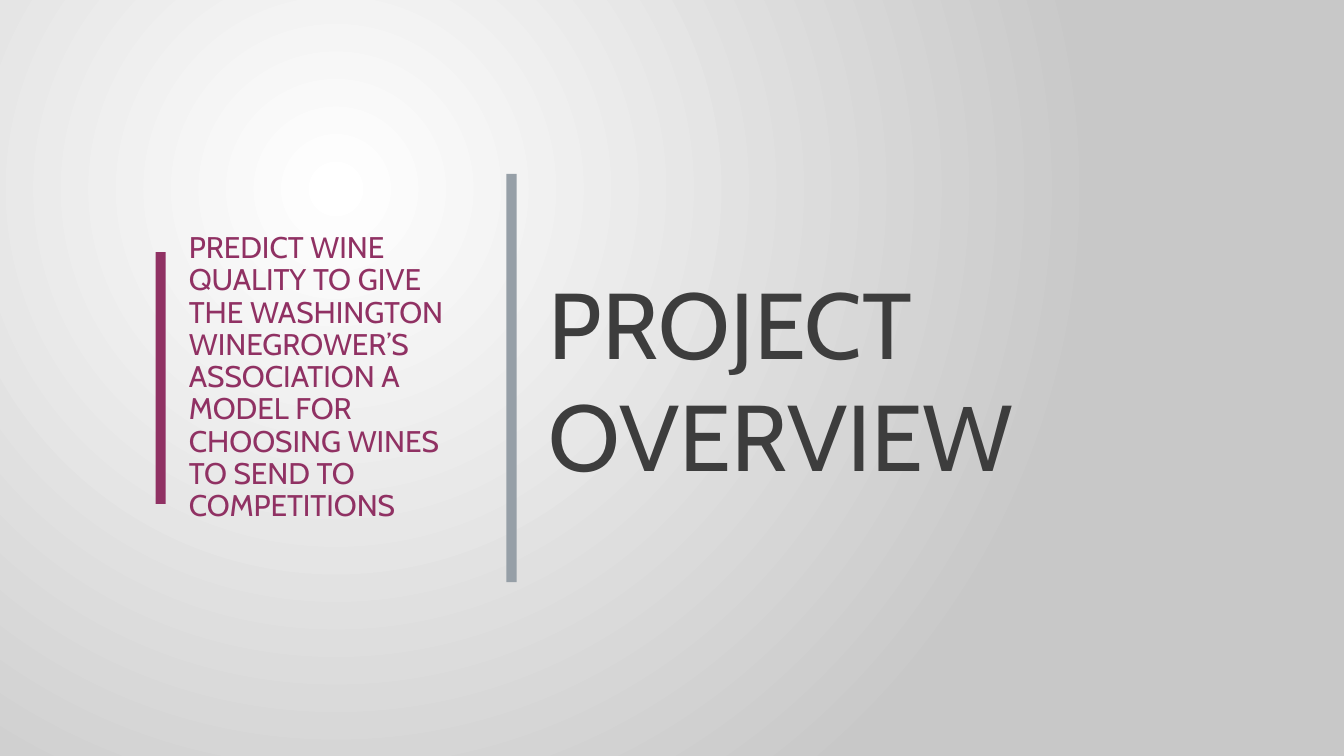
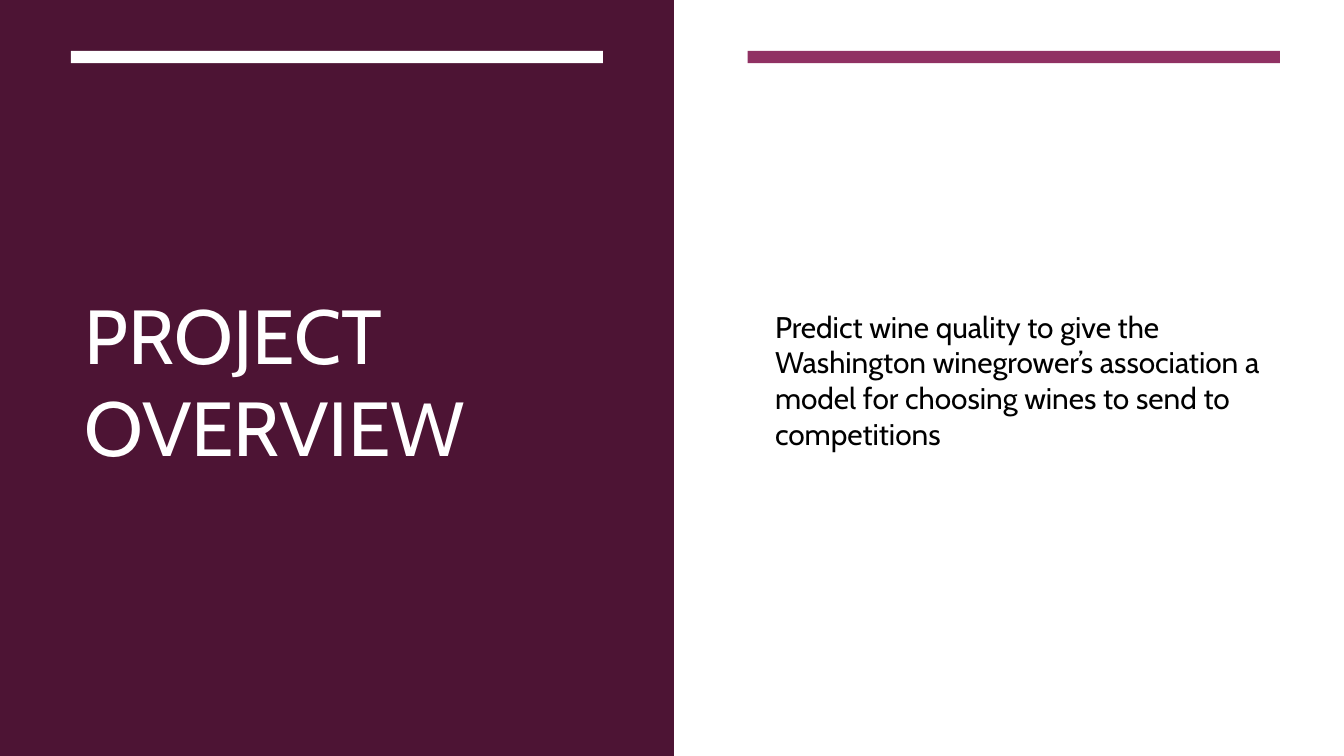
Before and after one commit to klsalcedo/red_wine_analysis, a slide deck: slide 2 of presentation.pptx. Drawn at 1344x756 pixels with LibreOffice and Linux fonts; fonts in the diff are those of the drawing. Boxes give left, top, right and bottom in pixels: in the first picture for what was removed or moved away, otherwise in the second. Text is boxed around its words. In the diff, an @@ line names an element or a change of style, - is before the commit and + after.

```diff
--- a/presentation.pptx
+++ b/presentation.pptx
@@ background gradient #FFFFFF to #C8C8C8 to #FFFFFF @@
@@ rectangle at box(0, 0, 1344, 755): fill gradient #FFFFFF to #C8C8C8 to #FFFFFF @@
@@ rectangle added at box(0, 0, 673, 755), fill #4D1434 @@
@@ rectangle: place and size @@
-rectangle at box(50, 51, 458, 62)
+rectangle at box(71, 51, 603, 63)
@@ rectangle at box(71, 51, 603, 63): fill #4D1434 to #FFFFFF @@
@@ rectangle removed at box(468, 51, 876, 60) @@
@@ rectangle: place and size @@
-rectangle at box(887, 50, 1296, 60)
+rectangle at box(747, 51, 1279, 63)
@@ rectangle at box(747, 51, 1279, 63): fill #969FA7 to #903163 @@
@@ title "PROJECT OVERVIEW": place and size @@
-title "PROJECT OVERVIEW" at box(549, 292, 1014, 472)
+title "PROJECT OVERVIEW" at box(84, 309, 465, 457)
@@ title "PROJECT OVERVIEW" at box(84, 309, 465, 457): size 50 to 41 pt, text colour #3D3D3D to #FFFFFF @@
@@ rectangle removed at box(507, 173, 517, 581) @@
@@ rectangle removed at box(157, 251, 166, 503) @@
@@ text at box(775, 315, 1259, 452): text changed; text colour #903163 to #000000 @@
-PREDICT WINE QUALITY TO GIVE THE WASHINGTON WINEGROWER’S ASSOCIATION A MODEL FOR CHOOSING WINES TO SEND TO COMPETITIONS
+Predict wine quality to give the Washington winegrower’s association a model for choosing wines to send to competitions
@@ rectangle removed at box(50, 340, 1292, 704) @@
@@ rectangle removed at box(50, 567, 1294, 706) @@
```
Also in this commit, not shown: 3 other slides changed, 3 slides added, 2 slides removed, 2 other files.
